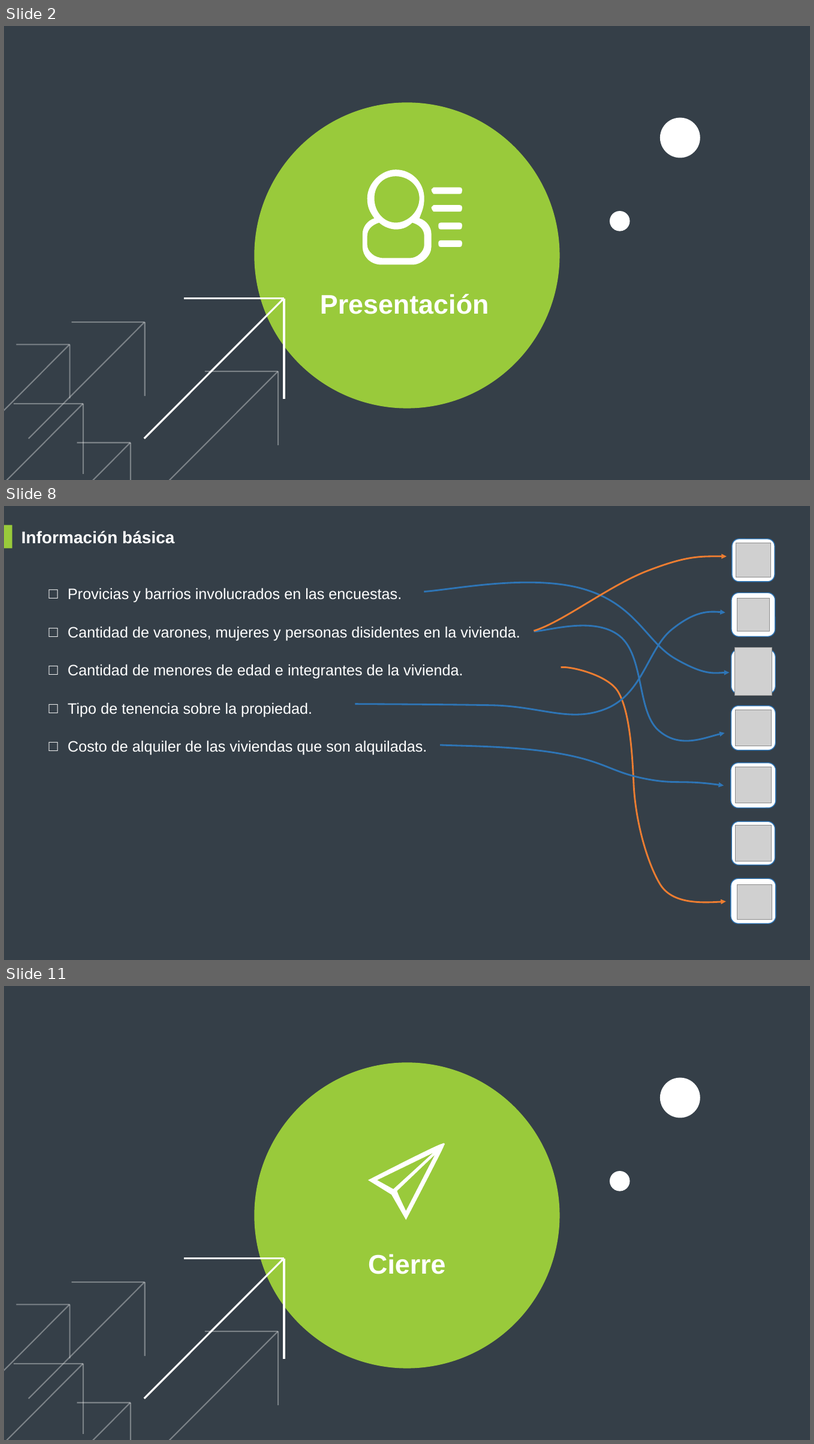
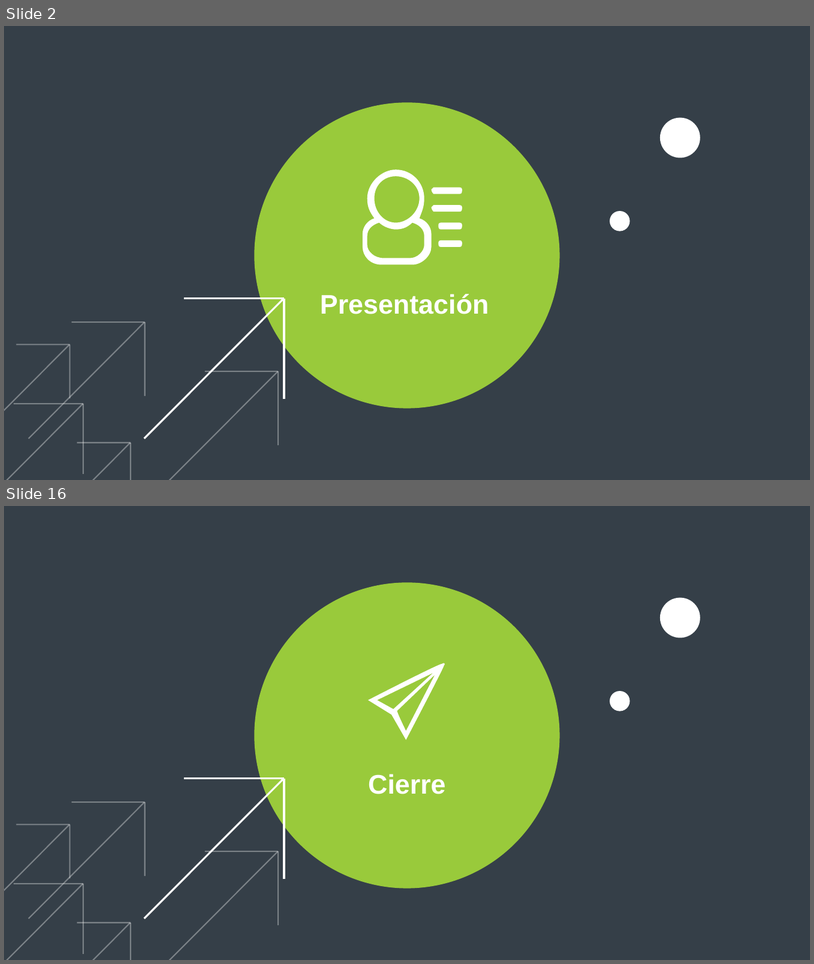
Before and after one commit to fasiluva/TP12024-Grupo13, a slide deck: Valentin Sosa/assert/video1.pptx. Shown one above the other, each under a label of ours: slides 2, 8 and 11 before the commit, slides 2 and 16 after it; the slides between them are not shown. The pictures are 814x1444 and 814x964 pixels, drawn with LibreOffice and Linux fonts; fonts in the diff are those of the drawing; grey boxes stand for pictures. Boxes give left, top, right and bottom in pixels: in the first picture for what was removed or moved away, otherwise in the second. Text is boxed around its words. In the diff, an @@ line names an element or a change of style, - is before the commit and + after.

```diff
--- a/Valentin Sosa/assert/video1.pptx
+++ b/Valentin Sosa/assert/video1.pptx
@@ slide 8 removed at (4,506,810,960), background #353F48 @@
@@ rectangle removed at (4,525,12,549) @@
@@ text removed at (21,531,174,544) @@
-Información básica
@@ freeform shape removed at (534,556,728,631) @@
@@ text removed at (68,588,520,755) @@
-□ Provicias y barrios involucrados en las encuestas.
-□ Cantidad de varones, mujeres y personas disidentes en la vivienda.
-□ Cantidad de menores de edad e integrantes de la vivienda.
-□ Tipo de tenencia sobre la propiedad.
-□ Costo de alquiler de las viviendas que son alquiladas.
@@ freeform shape removed at (425,582,730,672) @@
@@ freeform shape removed at (356,612,726,715) @@
@@ freeform shape removed at (534,626,726,740) @@
@@ freeform shape removed at (561,667,726,901) @@
@@ freeform shape removed at (440,745,724,786) @@
@@ group removed at (731,538,777,923): 7 rounded rectangles, 7 pictures @@
@@ what was slide 11 is now slide 16 @@
```
Also in this commit, not shown: 2 slides changed, 13 slides added, 7 other slides removed, 2 other files.
